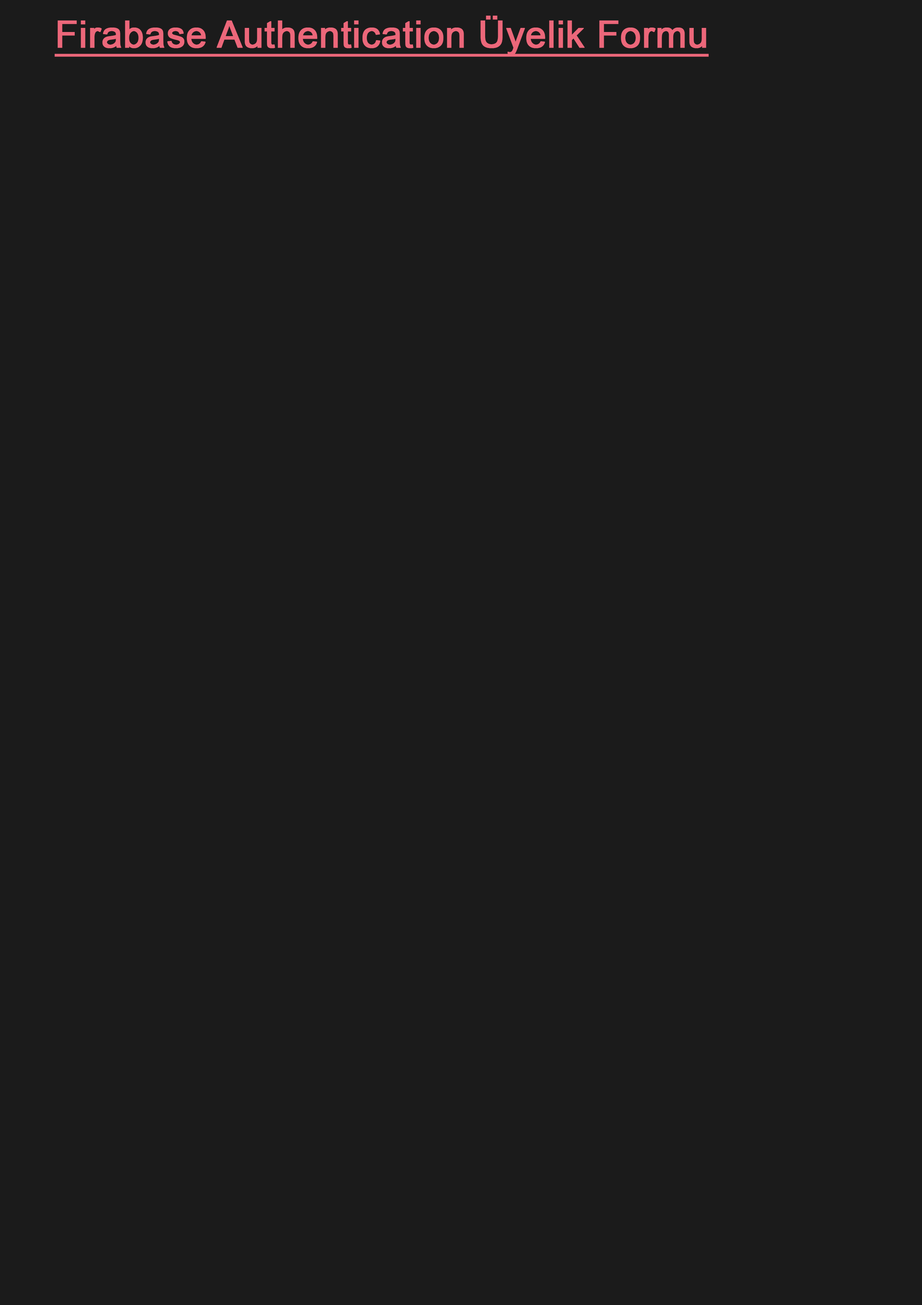
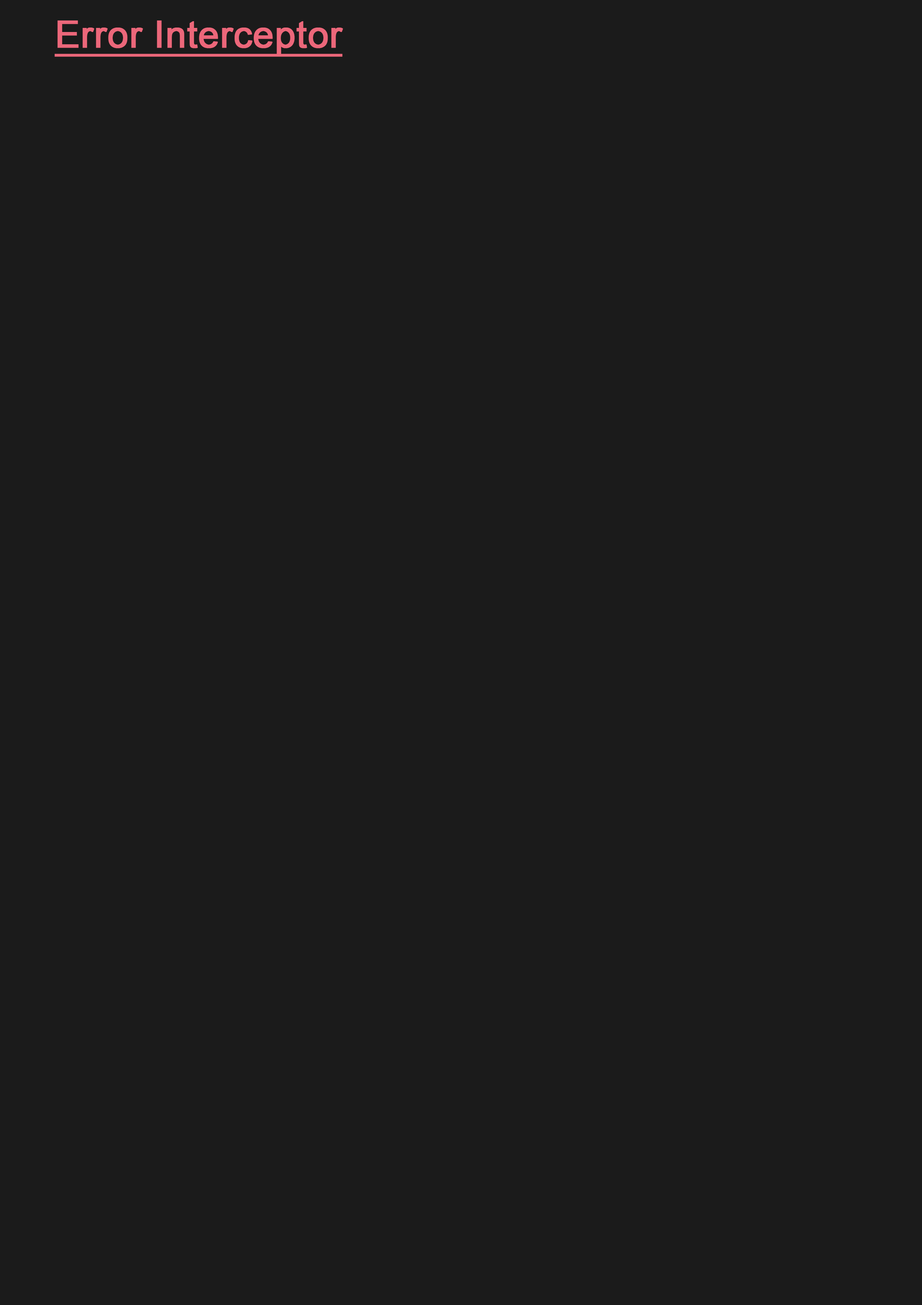
Before/after of a 922×1305 layered artwork. What changed in the layer stack:
renamed "Firabase Authentication Üyelik Formu" to "Error Interceptor", painted on it over (57, 15, 710, 57)
